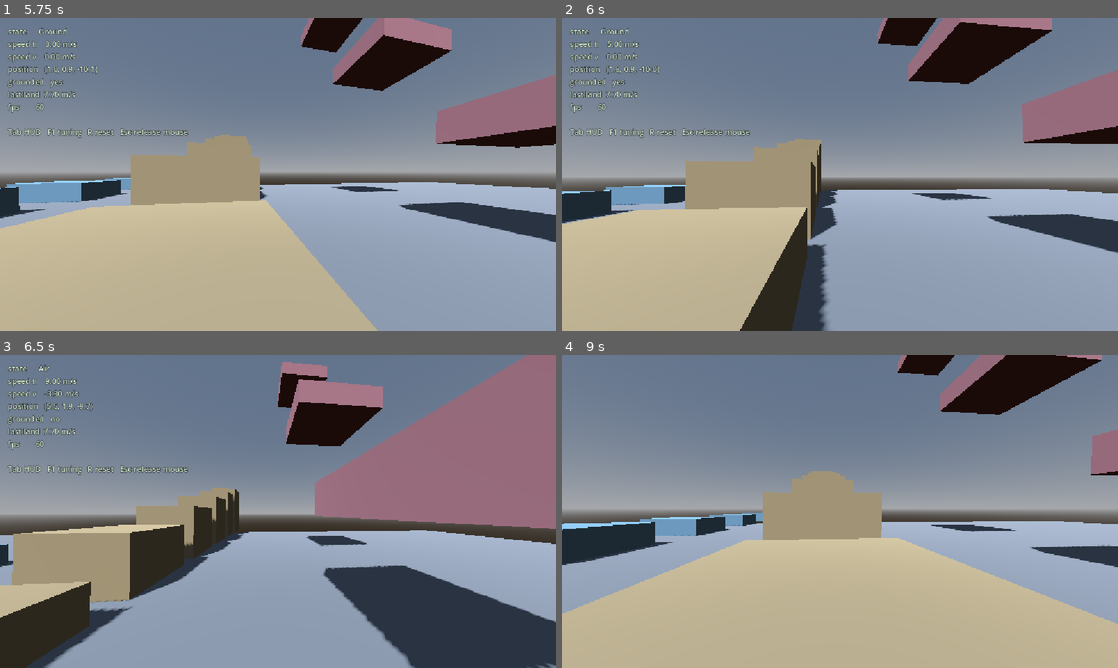
Above: before the commit, frames 1-4 (two rows, left to right).
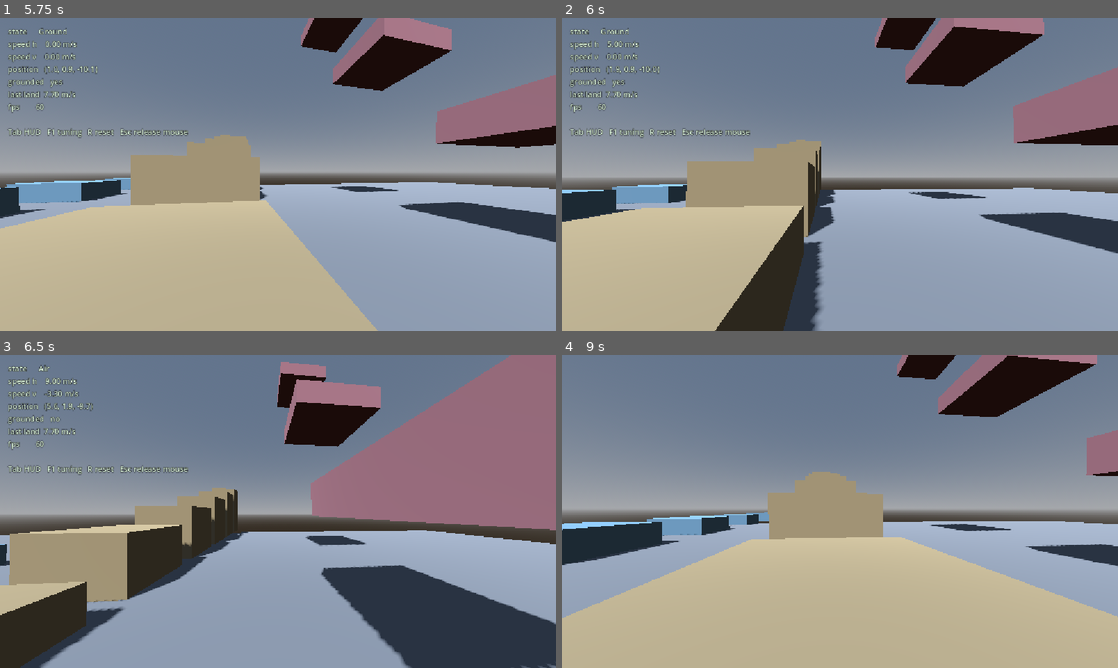
Above: after the commit, the same moments.

Repository: dragon-fish/parkour-game
Game: Godot game, scene res://scenes/main.tscn
The game is run twice, just before and just after one commit, with the same random seed, the same clock (stepped at 60 frames per second) and the same inputs.
Inputs (mouse positions are in pixels of both pictures, inside the frame that each line leads up to):
- Up to frame 1 (5.75 s): tap Enter at 0.5 s; move the mouse to (305, 174) at 0.52 s; hold W from 0.53 s (still down); tap Tab at 0.6, 3.6 s; tap Space at 0.77, 1.52, 3.02, 3.77, 4.52 s; move the mouse to (250, 174) at 1.27 s; tap R at 1.35, 4.35 s; move the mouse to (289, 168) at 2.02 s; hold Shift 2.03-2.78 s; move the mouse to (272, 180) at 2.77 s; tap Ctrl at 2.85 s; move the mouse to (316, 177) at 3.52 s; move the mouse to (233, 171) at 4.27 s; move the mouse to (283, 174) at 5.02 s; hold Shift from 5.03 s (still down)
- Up to frame 2 (6 s): move the mouse to (817, 168) at 5.77 s; release W at 5.78 s; release Shift at 5.78 s; hold D from 5.78 s (still down); tap Ctrl at 5.85 s
- Up to frame 3 (6.5 s): keep holding D; tap Space at 6.02 s
- Up to frame 4 (9 s): move the mouse to (867, 511) at 6.52 s; release D at 6.53 s; hold W 6.53-8.78 s; tap Tab at 6.6 s; tap Space at 6.77, 7.52 s; move the mouse to (812, 511) at 7.27 s; tap R at 7.35 s; move the mouse to (851, 505) at 8.02 s; hold Shift 8.03-8.78 s; move the mouse to (834, 517) at 8.77 s; hold A from 8.78 s (still down); tap Ctrl at 8.85 s

Frame 1 is identical in both runs. In frame 2, 4.3% of the frame differs, in the area x 0-100%, y 0-100%; in frame 3, 2.9%; in frame 4, 2.6%.

Commit message:
feat: add slide state with an entry boost and committed steering
SlideState buys a one-time speed boost on entry, decays via slide_friction
(well below ground_friction so it carries), steers slowly on purpose, and
exits back to Ground/Air on its own terms (speed decay, timeout, crouch
release, or leaving the floor). GroundState now gates entry on
slide_entry_speed so crouching from a standstill just crouches.

Capsule resizing keeps the bottom fixed (CollisionShape3D.position.y
compensates) so is_on_floor() and footing are unaffected, and setup()
duplicates the shared capsule shape so one player's slide cannot shrink
another player's capsule.

Also fixes tests/world_fixture.gd: the fixture-built player's collision
shape had no explicit name, so get_node("CollisionShape3D") (used by
Player.setup()'s capsule duplication and by the new slide tests) could not
find it. player.tscn already names this node explicitly; the fixture now
matches.

Diff:
--- a/scripts/player/movement_config.gd
+++ b/scripts/player/movement_config.gd
@@ -57,6 +57,26 @@
 ## landing is just a landing, so tapping crouch constantly earns nothing.
 @export var roll_min_fall_speed: float = 5.0
 
+@export_group("Slide")
+## Minimum horizontal speed required to start a slide. Below it, crouching just
+## crouches — a slide has to be earned with speed already on the clock.
+@export var slide_entry_speed: float = 4.0
+## One-off speed added on entering a slide. This is the payoff that makes
+## sliding worth doing rather than just running.
+@export var slide_boost: float = 2.5
+## Deceleration while sliding, in m/s^2. Well below ground_friction, which is
+## what makes a slide carry.
+@export var slide_friction: float = 5.0
+## Sliding ends when speed decays to this.
+@export var slide_exit_speed: float = 2.0
+## Hard cap on slide duration so a slide cannot be held indefinitely on a slope.
+@export var slide_max_duration: float = 1.8
+## Capsule height while sliding.
+@export var slide_capsule_height: float = 0.9
+## How fast the slide direction can be steered, in radians per second. Low on
+## purpose: a slide commits you to a line.
+@export var slide_steer_rate: float = 1.2
+
 @export_group("Camera")
 ## Height of the camera rig above the player's origin. Baked into player.tscn
 ## as CameraRig's initial local position by tools/build_player_scene.gd, but
--- a/scripts/player/player.gd
+++ b/scripts/player/player.gd
@@ -21,12 +21,41 @@
 ## Assigned in player.tscn. Optional so headless tests can run without one.
 @export var camera_rig: CameraRig
 
+@onready var _collision_shape: CollisionShape3D = $CollisionShape3D
+
+var _standing_height: float = 0.0
+
 var _coyote_timer: float = 0.0
 var _jump_buffer_timer: float = 0.0
+
+func standing_height() -> float:
+	return _standing_height
+
+## Resizes the capsule while keeping its BOTTOM fixed relative to the body
+## origin, so footing and is_on_floor() are unaffected by the change.
+func set_capsule_height(height: float) -> void:
+	var capsule := _collision_shape.shape as CapsuleShape3D
+	if capsule == null:
+		return
+	if _standing_height <= 0.0:
+		_standing_height = capsule.height
+	capsule.height = height
+	_collision_shape.position.y = -(_standing_height - height) * 0.5
 
 func setup(cfg: MovementConfig, src: InputSource) -> void:
 	config = cfg
 	input_source = src
+
+	# The capsule resource is shared by every instance of player.tscn, so
+	# resizing it in place would let one player's slide shrink every other
+	# player in the scene — including, in tests, worlds from previous cases.
+	var shape_node := $CollisionShape3D as CollisionShape3D
+	var capsule := shape_node.shape as CapsuleShape3D
+	if capsule != null:
+		var owned := capsule.duplicate() as CapsuleShape3D
+		shape_node.shape = owned
+		_standing_height = owned.height
+
 	_build_state_machine()
 
 ## Clears per-life transient state that outlives a single frame: the coyote
@@ -54,6 +83,13 @@
 
 	state_machine.register(PlayerState.GROUND, ground)
 	state_machine.register(PlayerState.AIR, air)
+
+	var slide := SlideState.new()
+	slide.player = self
+	slide.config = config
+	state_machine.add_child(slide)
+	state_machine.register(PlayerState.SLIDE, slide)
+
 	state_machine.start(PlayerState.GROUND)
 
 func _physics_process(delta: float) -> void:
--- a/scripts/player/states/ground_state.gd
+++ b/scripts/player/states/ground_state.gd
@@ -14,6 +14,10 @@
 		player.move_and_slide()
 		return AIR
 
+	# A slide has to be earned: crouching below the entry speed just crouches.
+	if input.crouch_held and player.horizontal_speed() >= config.slide_entry_speed:
+		return SLIDE
+
 	# A small downward bias keeps the body glued to the floor across seams and
 	# gentle slopes; without it is_on_floor() flickers while running.
 	player.velocity.y = -config.floor_snap_speed
--- a/scripts/player/states/player_state.gd
+++ b/scripts/player/states/player_state.gd
@@ -15,6 +15,7 @@
 # one-directional: Player -> states -> PlayerState.
 const GROUND: StringName = &"Ground"
 const AIR: StringName = &"Air"
+const SLIDE: StringName = &"Slide"
 
 ## Set by Player before the state machine starts. Untyped for the same
 ## reason: a typed reference would reintroduce the cycle.
--- /dev/null
+++ b/scripts/player/states/slide_state.gd
@@ -0,0 +1,58 @@
+class_name SlideState
+extends PlayerState
+
+# A slide is a commitment: it buys speed up front, steers poorly, and ends on
+# its own terms. Everything about it is tuned to make the player choose WHERE
+# to slide rather than sliding constantly.
+
+var _elapsed: float = 0.0
+var _direction: Vector3 = Vector3.ZERO
+
+func enter(_previous: StringName) -> void:
+	_elapsed = 0.0
+	var horizontal := Vector3(player.velocity.x, 0.0, player.velocity.z)
+	_direction = horizontal.normalized() if horizontal.length_squared() > 0.0001 else Vector3.ZERO
+
+	# The boost is applied once, on entry — never per tick.
+	var boosted := horizontal.length() + config.slide_boost
+	player.velocity.x = _direction.x * boosted
+	player.velocity.z = _direction.z * boosted
+
+	player.set_capsule_height(config.slide_capsule_height)
+
+func exit() -> void:
+	player.set_capsule_height(player.standing_height())
+
+func physics_update(delta: float, input: MoveInput) -> StringName:
+	_elapsed += delta
+
+	# Steering is deliberately slow: a slide commits you to a line.
+	var wish_dir: Vector3 = player.wish_direction(input)
+	if wish_dir != Vector3.ZERO and _direction != Vector3.ZERO:
+		var max_turn := config.slide_steer_rate * delta
+		var angle := _direction.signed_angle_to(wish_dir, Vector3.UP)
+		_direction = _direction.rotated(Vector3.UP, clampf(angle, -max_turn, max_turn))
+
+	var speed := Vector2(player.velocity.x, player.velocity.z).length()
+	speed = maxf(speed - config.slide_friction * delta, 0.0)
+	player.velocity.x = _direction.x * speed
+	player.velocity.z = _direction.z * speed
+
+	if player.consume_jump():
+		player.velocity.y = config.jump_velocity
+		player.move_and_slide()
+		return AIR
+
+	player.velocity.y = -config.floor_snap_speed
+	player.move_and_slide()
+
+	if not player.is_on_floor():
+		player.velocity.y = 0.0
+		return AIR
+	if not input.crouch_held:
+		return GROUND
+	if speed <= config.slide_exit_speed:
+		return GROUND
+	if _elapsed >= config.slide_max_duration:
+		return GROUND
+	return KEEP
--- /dev/null
+++ b/tests/test_slide_state.gd
@@ -0,0 +1,135 @@
+extends TestCase
+
+func _running_world(cfg: MovementConfig) -> Dictionary:
+	var world := TestWorld.build(tree, cfg)
+	await step(1)
+	TestWorld.place(world)
+	await step(15)
+	var input: ScriptedInputSource = world["input"]
+	input.state.move = Vector2(0.0, 1.0)
+	input.state.sprint_held = true
+	await step(90)
+	return world
+
+func test_crouching_at_speed_enters_slide() -> void:
+	await step(1)
+	var cfg := MovementConfig.new()
+	var world := await _running_world(cfg)
+	var player: Player = world["player"]
+	world["input"].state.crouch_held = true
+	await step(2)
+	check(player.state_machine.current_name == &"Slide", \
+		"crouching while running should enter Slide, got %s" % player.state_machine.current_name)
+	TestWorld.teardown(world)
+	await step(1)
+
+func test_slide_gives_a_one_time_speed_boost() -> void:
+	await step(1)
+	var cfg := MovementConfig.new()
+	var world := await _running_world(cfg)
+	var player: Player = world["player"]
+	var before := player.horizontal_speed()
+	world["input"].state.crouch_held = true
+	await step(2)
+	check_greater(player.horizontal_speed(), before, "entering a slide must add speed")
+	TestWorld.teardown(world)
+	await step(1)
+
+func test_crouching_from_a_standstill_does_not_slide() -> void:
+	await step(1)
+	var cfg := MovementConfig.new()
+	var world := TestWorld.build(tree, cfg)
+	await step(1)
+	TestWorld.place(world)
+	await step(15)
+	var player: Player = world["player"]
+	world["input"].state.crouch_held = true
+	await step(5)
+	check(player.state_machine.current_name == &"Ground", \
+		"a standing crouch must not start a slide")
+	TestWorld.teardown(world)
+	await step(1)
+
+func test_slide_decays_and_returns_to_ground() -> void:
+	await step(1)
+	var cfg := MovementConfig.new()
+	var world := await _running_world(cfg)
+	var player: Player = world["player"]
+	world["input"].state.crouch_held = true
+	await step(2)
+	check(player.state_machine.current_name == &"Slide", "precondition: should be sliding")
+
+	# Hold crouch and let friction do its work.
+	for i in 600:
+		await step(1)
+		if player.state_machine.current_name == &"Ground":
+			break
+	check(player.state_machine.current_name == &"Ground", \
+		"a slide must eventually decay back to Ground")
+	TestWorld.teardown(world)
+	await step(1)
+
+func test_releasing_crouch_ends_the_slide() -> void:
+	await step(1)
+	var cfg := MovementConfig.new()
+	var world := await _running_world(cfg)
+	var player: Player = world["player"]
+	world["input"].state.crouch_held = true
+	await step(2)
+	world["input"].state.crouch_held = false
+	await step(5)
+	check(player.state_machine.current_name == &"Ground", \
+		"releasing crouch should end the slide")
+	TestWorld.teardown(world)
+	await step(1)
+
+func test_the_capsule_is_shorter_while_sliding() -> void:
+	await step(1)
+	var cfg := MovementConfig.new()
+	var world := await _running_world(cfg)
+	var player: Player = world["player"]
+	var shape := (player.get_node("CollisionShape3D") as CollisionShape3D).shape as CapsuleShape3D
+	var standing := shape.height
+	world["input"].state.crouch_held = true
+	await step(2)
+	check_greater(standing, shape.height, "the capsule must shrink while sliding")
+
+	world["input"].state.crouch_held = false
+	await step(10)
+	check_approx(shape.height, standing, 0.001, "the capsule must return to standing height")
+	TestWorld.teardown(world)
+	await step(1)
+
+func test_the_capsule_bottom_does_not_move_when_shrinking() -> void:
+	await step(1)
+	var cfg := MovementConfig.new()
+	var world := await _running_world(cfg)
+	var player: Player = world["player"]
+	var shape_node := player.get_node("CollisionShape3D") as CollisionShape3D
+	var shape := shape_node.shape as CapsuleShape3D
+
+	var bottom_before := shape_node.position.y - shape.height * 0.5
+	world["input"].state.crouch_held = true
+	await step(2)
+	var bottom_after := shape_node.position.y - shape.height * 0.5
+	check_approx(bottom_after, bottom_before, 0.001, \
+		"shrinking the capsule must keep its bottom in place, or footing shifts")
+	TestWorld.teardown(world)
+	await step(1)
+
+func test_sliding_off_an_edge_enters_air() -> void:
+	await step(1)
+	var cfg := MovementConfig.new()
+	var world := await _running_world(cfg)
+	var player: Player = world["player"]
+	world["input"].state.crouch_held = true
+	await step(2)
+	check(player.state_machine.current_name == &"Slide", "precondition: should be sliding")
+
+	# Remove the floor from under the slide.
+	world["floor"].global_position = Vector3(0.0, -80.0, 0.0)
+	await step(5)
+	check(player.state_machine.current_name == &"Air", \
+		"leaving the ground mid-slide must enter Air")
+	TestWorld.teardown(world)
+	await step(1)
--- a/tests/world_fixture.gd
+++ b/tests/world_fixture.gd
@@ -21,6 +21,12 @@
 
 	var player := Player.new()
 	var body_shape := CollisionShape3D.new()
+	# Matches the node name player.tscn uses, so lookups like
+	# get_node("CollisionShape3D") (Player.setup()'s capsule duplication, P1's
+	# SlideState tests) behave the same whether the player comes from the
+	# scene or from this fixture. Without an explicit name, add_child()
+	# assigns an internal placeholder like "@CollisionShape3D@3" instead.
+	body_shape.name = "CollisionShape3D"
 	var capsule := CapsuleShape3D.new()
 	capsule.height = 1.8
 	capsule.radius = 0.4
Not shown, added: scripts/player/states/slide_state.gd.uid
Not shown, added: tests/test_slide_state.gd.uid
